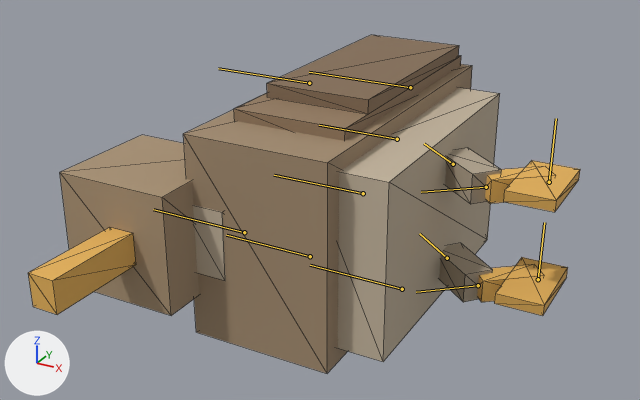
One commit to the glTF model assets/creatures/owl/model.glb: the scene before it, then after it.
Both versions are drawn from a camera (50 mm lens) standing at (0.211, -0.437, 0.281) and looking at (-0.017, -0.023, 0.074). Every picture has the same lights, and +X, +Y and +Z are marked at lower left. The older version comes first. Both versions are drawn at frame 29 of the action 'die'; the numbers are the values there. The bones that bend it are drawn over the model as lines. Mesh edges are drawn as thin lines.

The first picture shows 'built'.
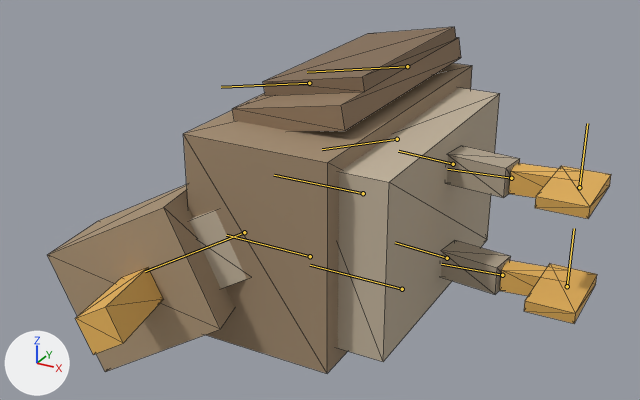
What differs and where, as boxes [x1, y1, x2, y2] in the pictures (640 x 400 px):
```json
{"object": "built", "change": "posed", "before": [28, 35, 580, 373], "after": [47, 27, 611, 373]}
{"bone": "head", "before": "(244, 232) to (153, 209)", "after": "(244, 232) to (145, 271)"}
{"bone": "abdomen", "before": "(397, 139) to (319, 125)", "after": "(397, 139) to (322, 149)"}
{"bone": "leg_l0", "before": "(447, 258) to (419, 233)", "after": "(447, 258) to (395, 242)"}
{"bone": "leg_l0_knee", "before": "(478, 285) to (416, 292)", "after": "(502, 275) to (441, 264)"}
{"bone": "leg_l0_foot", "before": "(538, 279) to (544, 222)", "after": "(567, 286) to (574, 228)"}
{"bone": "leg_r0", "before": "(453, 164) to (424, 143)", "after": "(453, 164) to (398, 151)"}
{"bone": "leg_r0_knee", "before": "(486, 187) to (421, 192)", "after": "(511, 178) to (447, 169)"}
{"bone": "leg_r0_foot", "before": "(549, 182) to (556, 118)", "after": "(579, 187) to (587, 123)"}
{"bone": "wing_r", "before": "(309, 83) to (218, 68)", "after": "(309, 83) to (221, 87)"}
```

The change, as JSON lines over the scene's bpy script:
```json
{"block": "bone_head", "where": "bone_head = bpy.data.objects['creature'].pose.bones['head']  # child of 'body'"}
{"op": "set", "path": "bone_head.rotation_quaternion", "old": "(1.0, 0.0, 0.0, 0.0)", "new": "(0.953, 0.193, 0.046, 0.227)", "note": "degrees (0, 0, 0) -> degrees (23, 0, 27)"}
{"block": "bone_abdomen", "where": "bone_abdomen = bpy.data.objects['creature'].pose.bones['abdomen']  # child of 'body'"}
{"op": "set", "path": "bone_abdomen.rotation_quaternion", "old": "(1.0, 0.0, 0.0, 0.0)", "new": "(0.989, 0.0, 0.0, 0.149)", "note": "degrees (0, 0, 0) -> degrees (0, 0, 17)"}
{"block": "bone_leg_l0", "where": "bone_leg_l0 = bpy.data.objects['creature'].pose.bones['leg_l0']  # child of 'body'"}
{"op": "set", "path": "bone_leg_l0.rotation_quaternion", "old": "(0.939, -0.343, 0.0, 0.0)", "new": "(0.998, -0.06, 0.0, 0.0)", "note": "degrees (-40, 0, 0) -> degrees (-7, 0, 0)"}
{"block": "bone_leg_l0_knee", "where": "bone_leg_l0_knee = bpy.data.objects['creature'].pose.bones['leg_l0_knee']  # child of 'leg_l0'"}
{"op": "set", "path": "bone_leg_l0_knee.rotation_quaternion", "old": "(0.765, 0.644, 0.0, 0.0)", "new": "(0.993, 0.12, 0.0, 0.0)", "note": "degrees (80, 0, 0) -> degrees (14, 0, 0)"}
{"block": "bone_leg_l0_foot", "where": "bone_leg_l0_foot = bpy.data.objects['creature'].pose.bones['leg_l0_foot']  # child of 'leg_l0_knee'"}
{"op": "set", "path": "bone_leg_l0_foot.rotation_quaternion", "old": "(0.664, -0.242, -0.242, -0.664)", "new": "(0.706, -0.042, -0.042, -0.706)", "note": "degrees (0, -40, -90) -> degrees (0, -7, -90)"}
{"block": "bone_leg_r0", "where": "bone_leg_r0 = bpy.data.objects['creature'].pose.bones['leg_r0']  # child of 'body'"}
{"op": "set", "path": "bone_leg_r0.rotation_quaternion", "old": "(0.939, -0.343, 0.0, 0.0)", "new": "(0.998, -0.06, 0.0, 0.0)", "note": "degrees (-40, 0, 0) -> degrees (-7, 0, 0)"}
{"block": "bone_leg_r0_knee", "where": "bone_leg_r0_knee = bpy.data.objects['creature'].pose.bones['leg_r0_knee']  # child of 'leg_r0'"}
{"op": "set", "path": "bone_leg_r0_knee.rotation_quaternion", "old": "(0.765, 0.644, 0.0, 0.0)", "new": "(0.993, 0.12, 0.0, 0.0)", "note": "degrees (80, 0, 0) -> degrees (14, 0, 0)"}
{"block": "bone_leg_r0_foot", "where": "bone_leg_r0_foot = bpy.data.objects['creature'].pose.bones['leg_r0_foot']  # child of 'leg_r0_knee'"}
{"op": "set", "path": "bone_leg_r0_foot.rotation_quaternion", "old": "(0.664, -0.242, -0.242, -0.664)", "new": "(0.706, -0.042, -0.042, -0.706)", "note": "degrees (0, -40, -90) -> degrees (0, -7, -90)"}
{"block": "bone_wing_r", "where": "bone_wing_r = bpy.data.objects['creature'].pose.bones['wing_r']  # child of 'body'"}
{"op": "set", "path": "bone_wing_r.rotation_quaternion", "old": "(1.0, 0.0, 0.0, 0.0)", "new": "(0.996, 0.0, 0.0, 0.09)", "note": "degrees (0, 0, 0) -> degrees (0, 0, 10)"}
```
